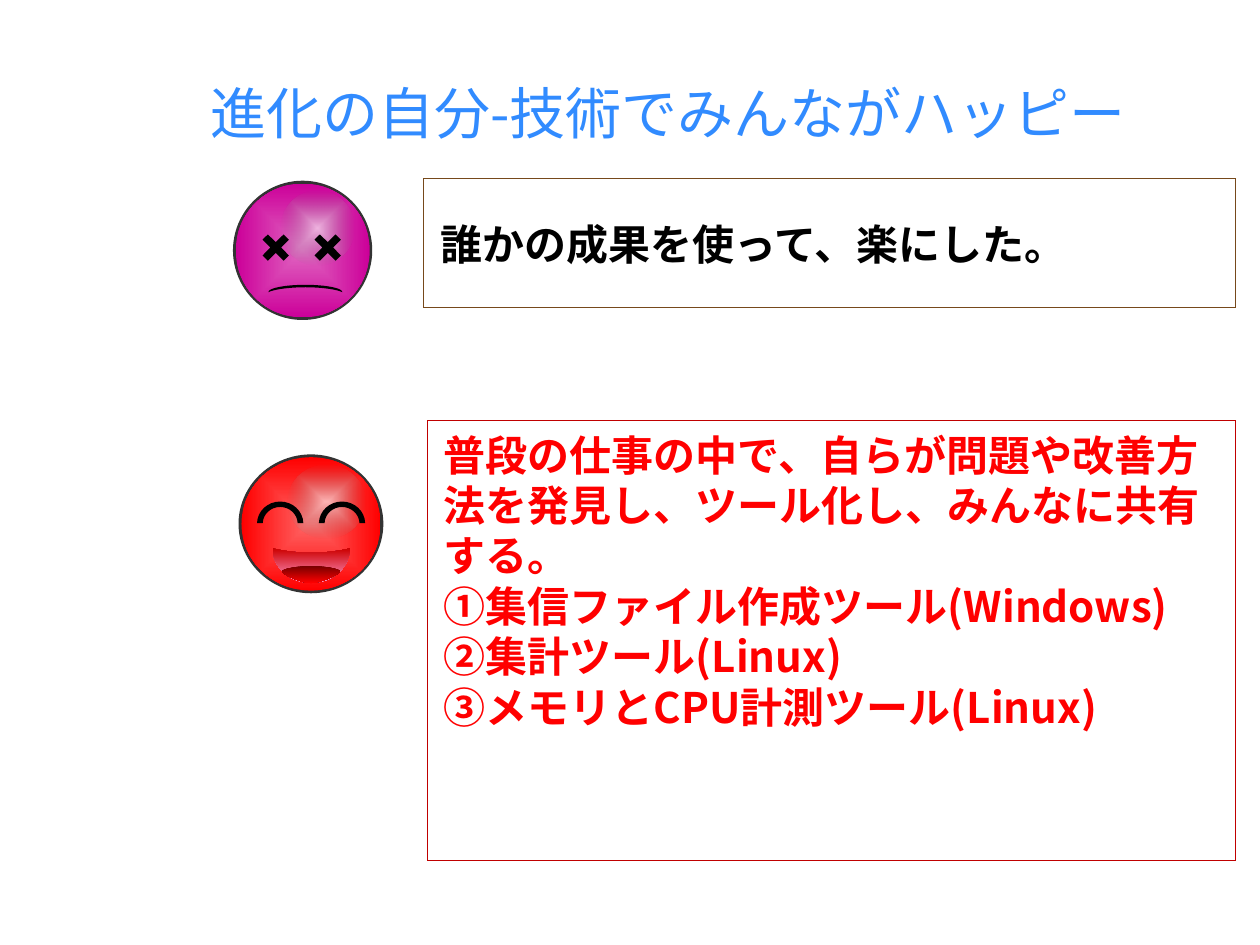
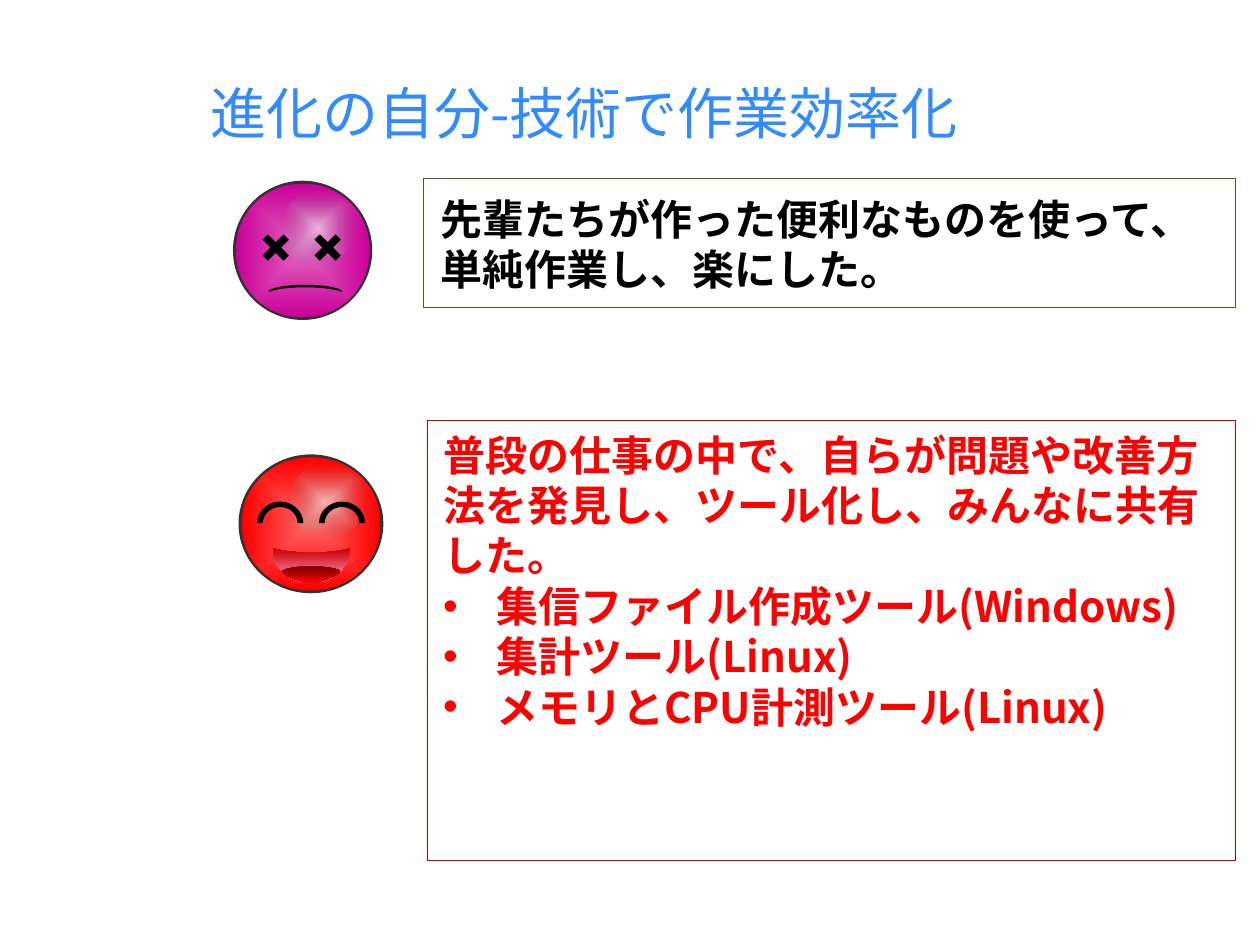
Before and after one commit to milo-bb/test, a slide deck: slide 4 of 昇格プレゼン(徐洋)_new.pptx (slide 5 before the commit). Drawn at 1260x945 pixels with LibreOffice and Linux fonts; fonts in the diff are those of the drawing; background and template pictures are left out. Boxes give left, top, right and bottom in pixels: in the first picture for what was removed or moved away, otherwise in the second. Text is boxed around its words. In the diff, an @@ line names an element or a change of style, - is before the commit and + after.

```diff
--- a/昇格プレゼン(徐洋)_new.pptx
+++ b/昇格プレゼン(徐洋)_new.pptx
@@ title at <box>210,87,957,139</box>: text changed @@
-進化の自分-技術でみんながハッピー
+進化の自分-技術で作業効率化
@@ text in rectangle at <box>441,198,1193,289</box>: text changed @@
-誰かの成果を使って、楽にした。
+先輩たちが作った便利なものを使って、単純作業し、楽にした。
@@ text in rectangle at <box>444,434,1200,732</box>: text changed @@
-普段の仕事の中で、自らが問題や改善方法を発見し、ツール化し、みんなに共有する。
-①集信ファイル作成ツール(Windows)
-②集計ツール(Linux)
-③メモリとCPU計測ツール(Linux)
+普段の仕事の中で、自らが問題や改善方法を発見し、ツール化し、みんなに共有した。
+• 集信ファイル作成ツール(Windows)
+• 集計ツール(Linux)
+• メモリとCPU計測ツール(Linux)
```
Also in this commit, not shown: 9 other slides changed, 2 slides removed.
